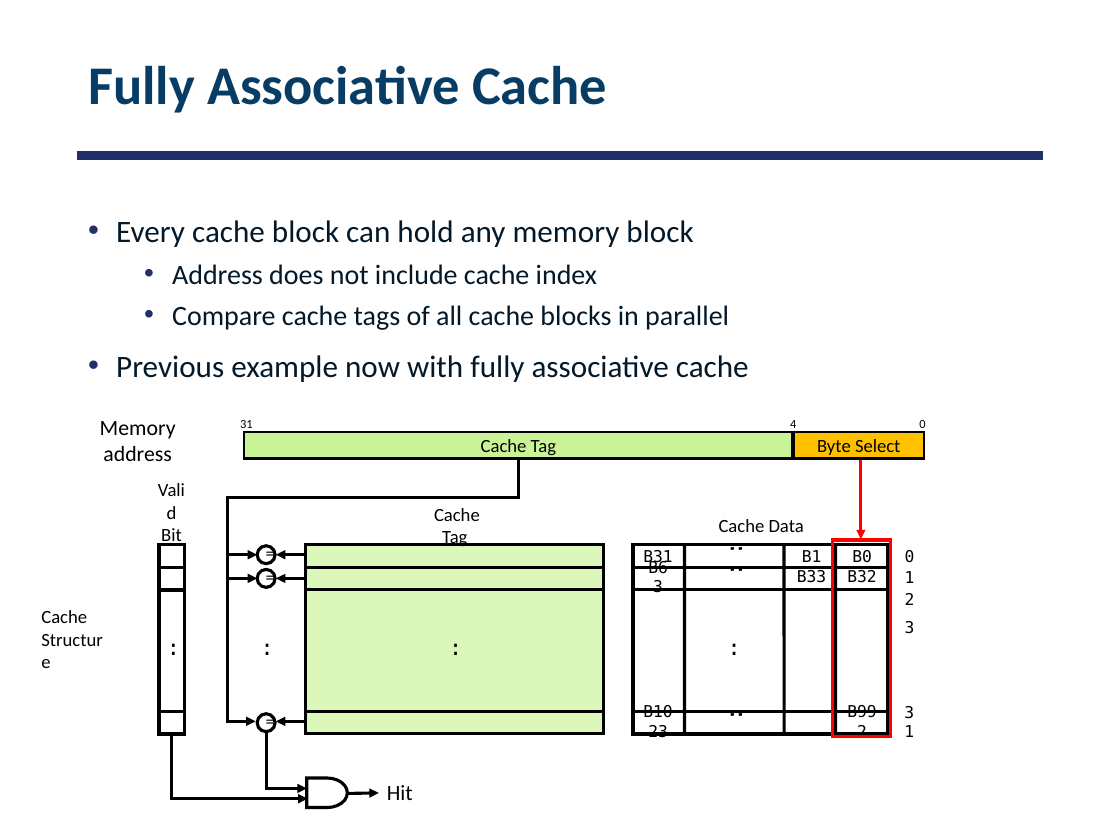
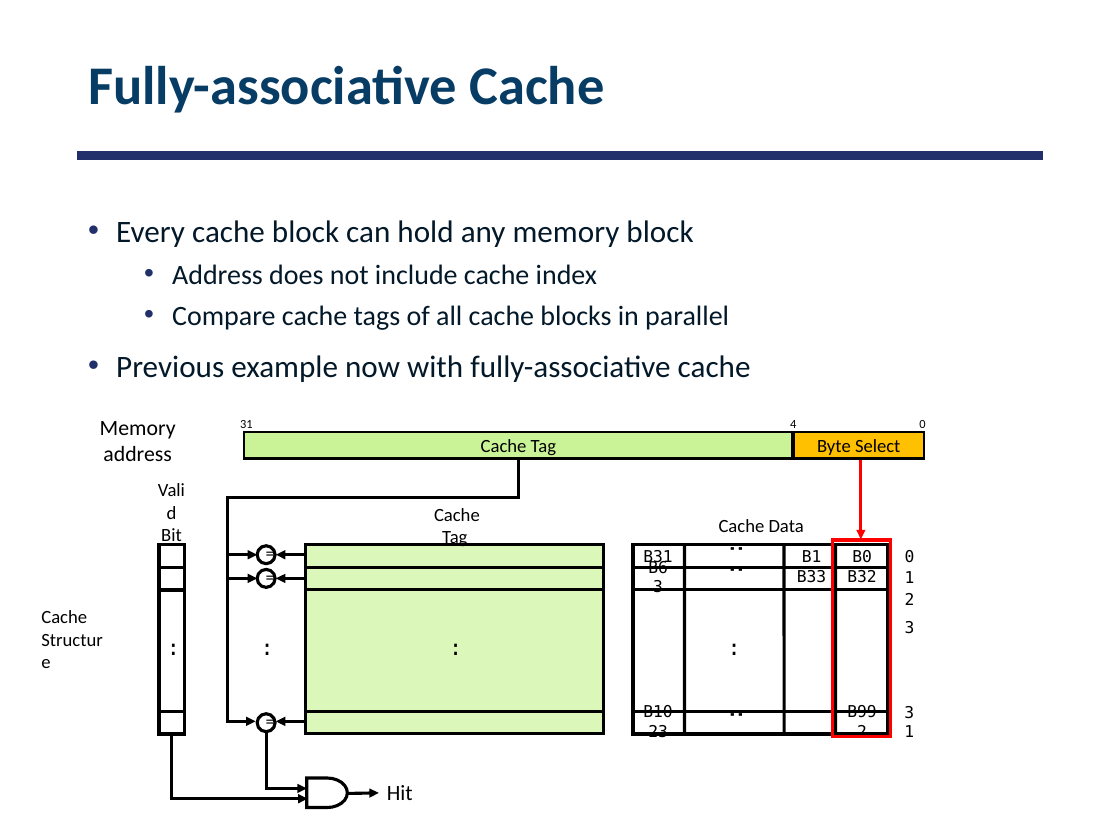
Before and after one commit to smajidzahedi/ECE350, a slide deck: slide 21 of 08-caching.pptx. Drawn at 1120x840 pixels with LibreOffice and Linux fonts; fonts in the diff are those of the drawing. Boxes give left, top, right and bottom in pixels: in the first picture for what was removed or moved away, otherwise in the second. Text is boxed around its words. In the diff, an @@ line names an element or a change of style, - is before the commit and + after.

Commit message:
fixed typos during lecture

```diff
--- a/08-caching.pptx
+++ b/08-caching.pptx
@@ title at (x1=88, y1=65, x2=604, y2=113): text changed @@
-Fully Associative Cache
+Fully-associative Cache
@@ text at (x1=116, y1=355, x2=751, y2=382): text changed @@
-• Previous example now with fully associative cache
+• Previous example now with fully-associative cache
```
Also in this commit, not shown: 8 other slides changed, 3 other files.
